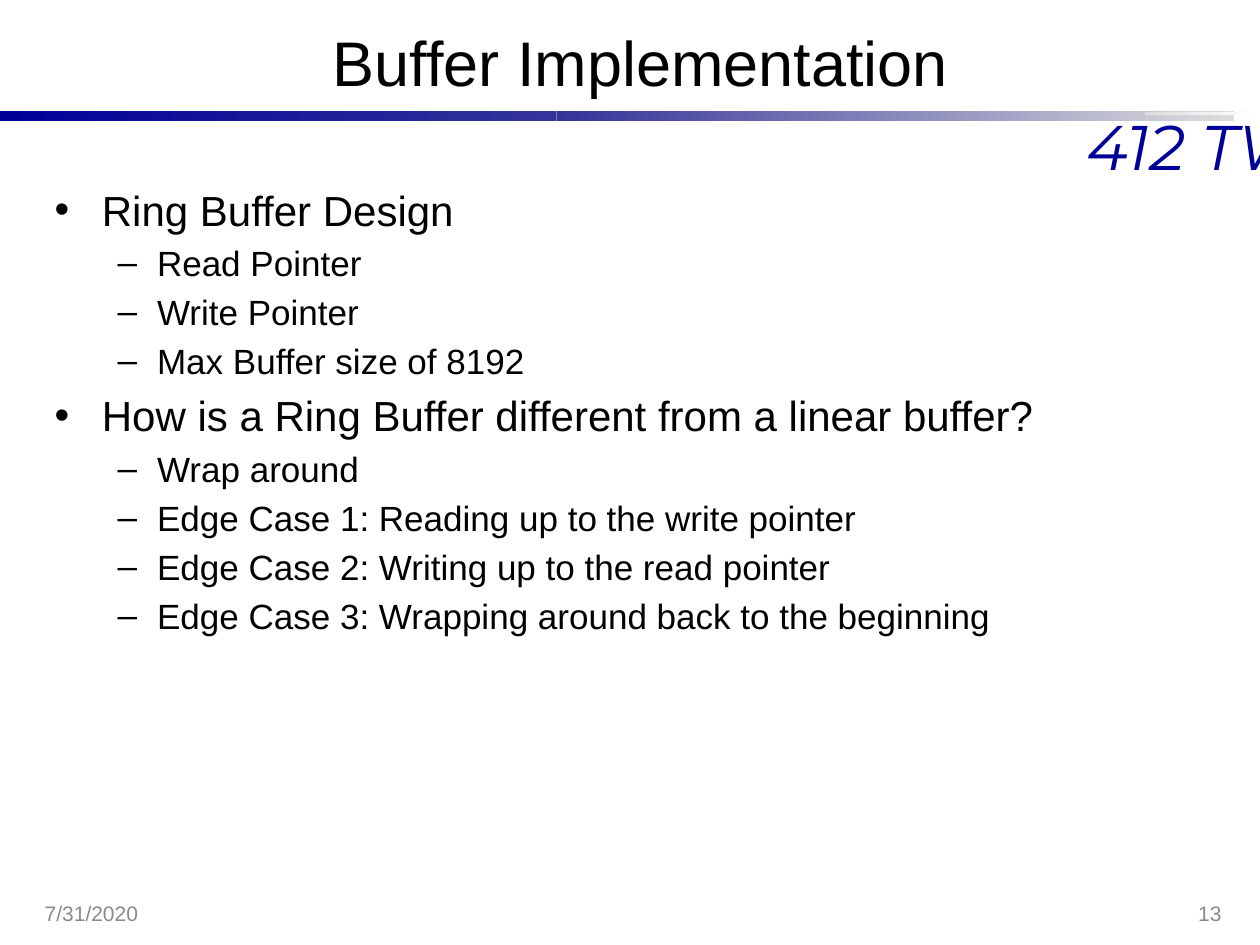
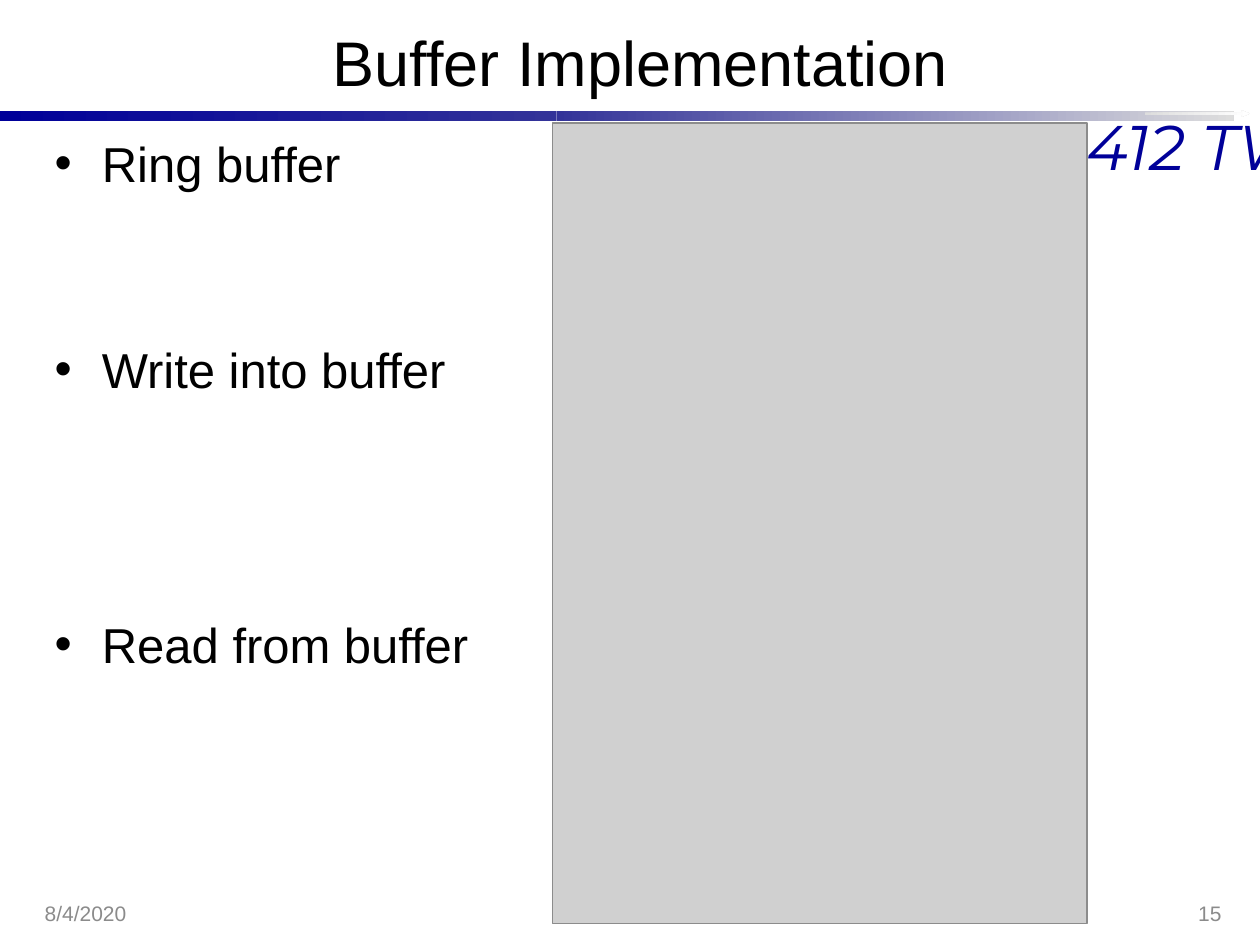
Before and after one commit to Hannsel101/PCIP_Intern_Proj_1, a slide deck: slide 15 of BestXYZ_Presentation.pptx (slide 13 before the commit). Drawn at 1260x945 pixels with LibreOffice and Linux fonts; fonts in the diff are those of the drawing; grey boxes stand for pictures; background and template pictures are left out. Boxes give left, top, right and bottom in pixels: in the first picture for what was removed or moved away, otherwise in the second. Text is boxed around its words. In the diff, an @@ line names an element or a change of style, - is before the commit and + after.

```diff
--- a/BestXYZ_Presentation.pptx
+++ b/BestXYZ_Presentation.pptx
@@ text at bbox=[102, 146, 468, 664]: text changed; size 20 to 28 pt @@
-• Ring Buffer Design
-  – Read Pointer
-  – Write Pointer
-  – Max Buffer size of 8192
-• How is a Ring Buffer different from a linear buffer?
-  – Wrap around
-  – Edge Case 1: Reading up to the write pointer
-  – Edge Case 2: Writing up to the read pointer
-  – Edge Case 3: Wrapping around back to the beginning
+• Ring buffer
+• Write into buffer
+• Read from buffer
@@ picture added at bbox=[552, 123, 1087, 924] @@
@@ text at bbox=[45, 906, 127, 921]: text changed @@
-7/31/2020
+8/4/2020
@@ page number at bbox=[1198, 906, 1221, 921]: text changed @@
-13
+15
```
Also in this commit, not shown: 12 other slides changed, 4 slides added, 6 other files.
